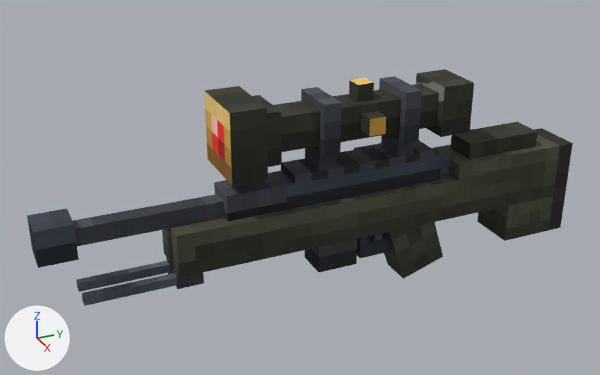
A saved change to the glTF model src/games/callofblocky/models/sniper.glb.
Rendered twice from a 50 mm lens placed at (2.45, -1.56, 1.49), pointed at (-0.08, -0.42, 0.22). The lights are fixed; the arrows at lower left show +X, +Y and +Z. The older version comes first. Where no turn or scale is listed for an object, it has been applied to the vertices. Vertices at exactly the same position are counted once.

The scene before the commit, as lines of its bpy script (objects in view):
```python
mat_sniper_atlas = bpy.data.materials.new('sniper_atlas')
mat_sniper_atlas.use_nodes = True; mat_sniper_atlas.node_tree.nodes.clear()
_N = mat_sniper_atlas.node_tree.nodes; _L = mat_sniper_atlas.node_tree.links
n0 = _N.new('ShaderNodeBsdfPrincipled'); n0.name = 'Principled BSDF'
n0.inputs[2].default_value = 1.0  # 'Roughness'
n0.inputs[28].default_value = 1.0  # 'Emission Strength'
n1 = _N.new('ShaderNodeOutputMaterial'); n1.name = 'Material Output'
n2 = _N.new('ShaderNodeTexImage'); n2.name = 'Image Texture'
n2.image = img_sniper_emissive
n2.interpolation = 'Closest'
n2.extension = 'EXTEND'
n3 = _N.new('ShaderNodeTexImage'); n3.name = 'Image Texture.001'
n3.image = img_sniper_albedo
n3.interpolation = 'Closest'
n3.extension = 'EXTEND'
_L.new(n0.outputs[0], n1.inputs[0])  # 'BSDF' to 'Surface'
_L.new(n2.outputs[0], n0.inputs[27])  # 'Color' to 'Emission Color'
_L.new(n3.outputs[0], n0.inputs[0])  # 'Color' to 'Base Color'
me_sniper_body = bpy.data.meshes.new('sniper_body')
me_sniper_body.from_pydata(...)  # 236 vertices, 304 faces; spans x -0.22..0.12, y -1.38..0.69, z -0.18..0.62
me_sniper_body.materials.append(mat_sniper_atlas)
ob_sniper_body = bpy.data.objects.new('sniper_body', me_sniper_body)
ob_sniper_body.location = (0.0, 0.0, 0.0)
```
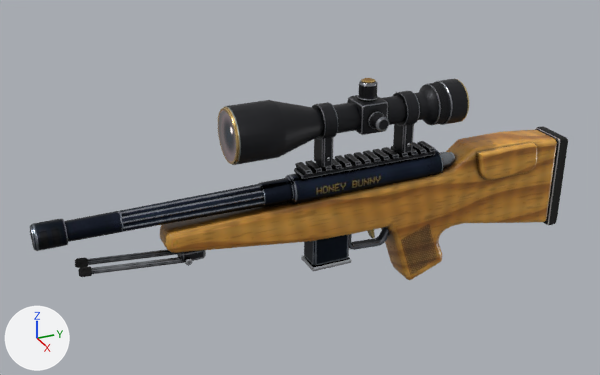
What changed in the scene script:
```text
Change mat_sniper_atlas:
    where n0 = _N.new('ShaderNodeBsdfPrincipled'); n0.name = 'Principled BSDF'
    remove n0.inputs[2].default_value = 1.0  # 'Roughness'
    where n2 = _N.new('ShaderNodeTexImage'); n2.name = 'Image Texture'
    remove n2.interpolation = 'Closest'
    where n3 = _N.new('ShaderNodeTexImage'); n3.name = 'Image Texture.001'
    remove n3.interpolation = 'Closest'
    n3.image: img_sniper_albedo -> img_sniper_basecolor
    add n4 = _N.new('ShaderNodeSeparateColor'); n4.name = 'Separate Color'
    add n5 = _N.new('ShaderNodeTexImage'); n5.name = 'Image Texture.002'
    add n5.image = img_sniper_metallic_roughness
    add n5.extension = 'EXTEND'
    add _L.new(n4.outputs[2], n0.inputs[1])  # 'Blue' to 'Metallic'
    add _L.new(n4.outputs[1], n0.inputs[2])  # 'Green' to 'Roughness'
    add _L.new(n5.outputs[0], n4.inputs[0])  # 'Color' to 'Color'
Change me_sniper_body:
    remove me_sniper_body.from_pydata(...)  # 236 vertices, 304 faces; spans x -0.22..0.12, y -1.38..0.69, z -0.18..0.62
    add me_sniper_body.from_pydata(...)  # 2732 vertices, 5148 faces; spans x -0.2..0.12, y -1.38..0.68, z -0.2..0.63
    me_sniper_body part 1: a new loose piece, an 18-sided cut cone along y (radius 0.034 at the low end, 0.036 at the high end) spanning x -0.036..0.036, y -1.278..-1.094, z 0.227..0.298, in mat_sniper_atlas
    me_sniper_body part 2: the loose piece of 24 vertices spanning x -0.09..0.09, y -0.94..0.69, z -0.09..0.28 is rebuilt with 384 vertices and now spans x -0.08..0.08, y -0.96..0.64, z -0.2..0.32
    me_sniper_body part 3: the loose piece of 14 vertices spanning x -0.06..0.06, y -0.75..0.09, z 0.19..0.31 is rebuilt with 82 vertices and now spans x -0.05..0.05, y -0.5..0.12, z 0.21..0.32
    me_sniper_body part 4: the loose piece of 14 vertices spanning x -0.03..0.03, y -0.22..-0.09, z -0.06..0.06 is rebuilt with 80 vertices and now spans x -0.02..0.02, y -0.27..-0.07, z -0.04..0.07
    me_sniper_body part 5: the loose piece of 8 vertices spanning x -0.06..0.06, y -0.56..0.06, z 0.44..0.56 is rebuilt with 362 vertices and now spans x -0.1..0.1, y -0.72..0.19, z 0.4..0.6
    me_sniper_body part 6: the loose piece of 8 vertices spanning x -0.03..0.03, y 0.09..0.16, z 0.22..0.28 is rebuilt with 66 vertices and now spans x -0.03..0.03, y 0.11..0.19, z 0.23..0.3
    me_sniper_body part 7: the loose piece of 8 vertices spanning x -0.06..0.06, y -0.41..-0.25, z -0.06..0.06 is rebuilt with 32 vertices and now spans x -0.05..0.05, y -0.42..-0.27, z -0.05..0.08
    me_sniper_body part 8: the loose piece of 8 vertices spanning x -0.03..0.03, y -1.25..-0.75, z 0.22..0.28 is rebuilt with 144 vertices and now spans x -0.04..0.04, y -1.1..-0.6, z 0.22..0.3
    me_sniper_body part 9: the loose piece of 8 vertices spanning x -0.06..0.06, y -1.38..-1.25, z 0.19..0.31 is rebuilt with 110 vertices and now spans x -0.04..0.04, y -1.38..-1.27, z 0.22..0.31
    me_sniper_body part 10: the loose piece of 8 vertices spanning x -0.06..0.06, y -0.5..0.06, z 0.31..0.34 is rebuilt with 16 vertices and now spans x -0.03..0.03, y -0.46..0.09, z 0.31..0.33
    me_sniper_body part 11: the loose piece of 8 vertices spanning x -0.09..0.09, y -0.41..-0.34, z 0.41..0.59 is rebuilt with 64 vertices and now spans x -0.06..0.06, y -0.39..-0.34, z 0.44..0.56
    me_sniper_body part 12: 6 loose pieces with 48 vertices, spanning x -0.12..0.12, y -1.25..0.19, z 0.0..0.62, are deleted
    me_sniper_body part 13: 2 vertices moved within x -0.03..0.03, y -0.19, z 0.62; 76 vertices removed from x -0.22..0.12, y -0.41..0.53, z -0.18..0.62; 1350 vertices added at x -0.2..0.12, y -1.25..0.68, z -0.09..0.63
```

Boxes [x1, y1, x2, y2] around the edits, measured in the pictures (600 x 375 px):
'sniper_body', surface changed, reshaped (15% shorter)
    before: [27, 69, 573, 306]
    after: [30, 78, 568, 280]
part 1 of me_sniper_body, added
    after: [64, 211, 124, 242]
part 2 of me_sniper_body, rebuilt
    before: [162, 128, 573, 278]
    after: [160, 130, 557, 280]
part 3 of me_sniper_body, rebuilt
    before: [214, 153, 442, 222]
    after: [285, 149, 444, 204]
part 4 of me_sniper_body, rebuilt
    before: [357, 234, 389, 258]
    after: [349, 227, 389, 250]
part 5 of me_sniper_body, rebuilt (51% wider, 26% taller)
    before: [273, 84, 439, 152]
    after: [218, 79, 469, 165]
part 6 of me_sniper_body, rebuilt
    before: [438, 153, 450, 176]
    after: [440, 152, 455, 169]
part 7 of me_sniper_body, rebuilt
    before: [305, 239, 357, 272]
    after: [304, 235, 349, 266]
part 8 of me_sniper_body, rebuilt (8% shorter)
    before: [73, 194, 224, 246]
    after: [118, 184, 264, 232]
part 9 of me_sniper_body, rebuilt (26% narrower, 46% shorter)
    before: [27, 208, 79, 268]
    after: [30, 219, 68, 251]
part 10 of me_sniper_body, rebuilt
    before: [281, 141, 435, 184]
    after: [294, 151, 435, 179]
part 11 of me_sniper_body, rebuilt (34% narrower, 45% shorter)
    before: [301, 87, 341, 157]
    after: [312, 102, 338, 140]
part 12 of me_sniper_body, deleted
    before: [76, 69, 474, 306]
part 13 of me_sniper_body, cut back
    before: [305, 76, 538, 279]
    after: [75, 78, 568, 277]
